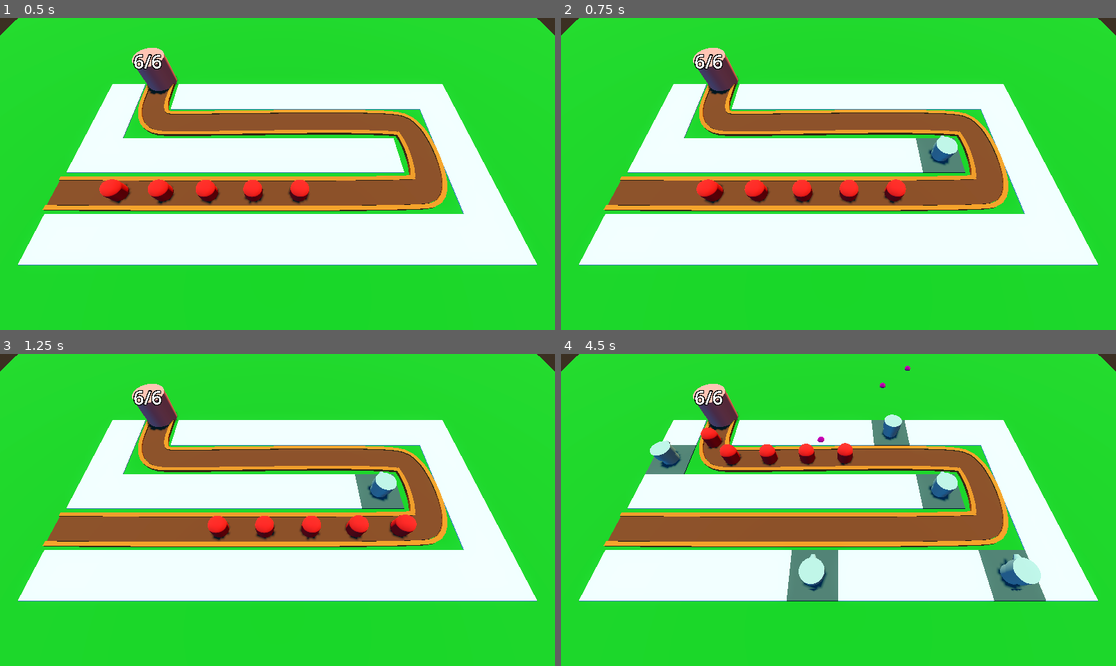
Above: before the commit, frames 1-4 (two rows, left to right).
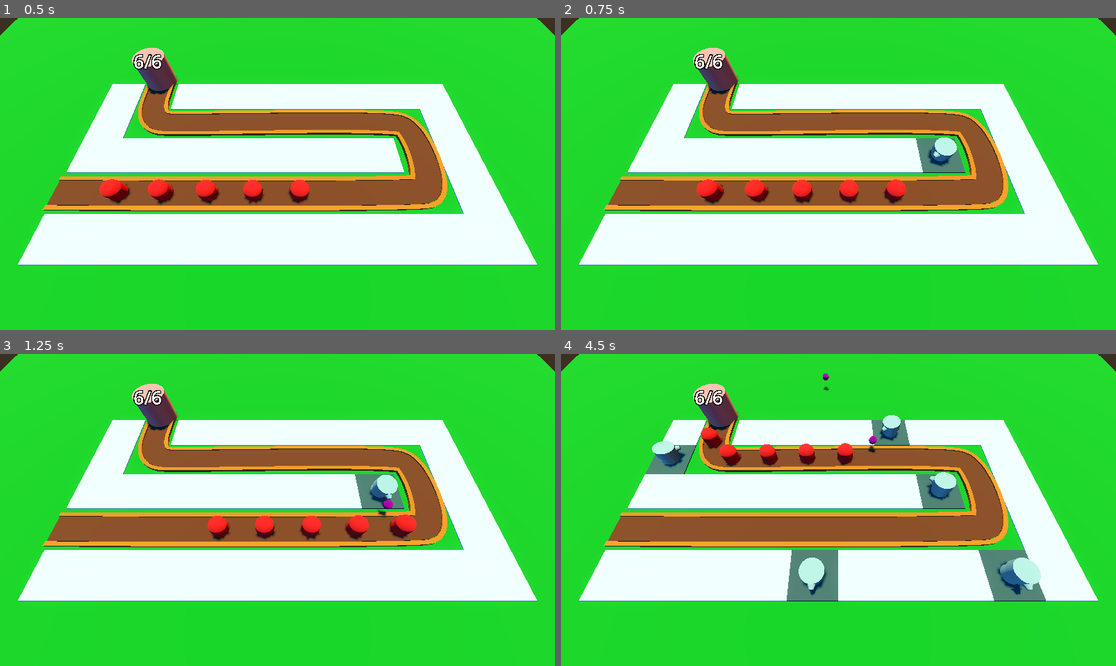
Above: after the commit, the same moments.

Repository: SirBarbecuedWaffle/barbarianBlaster
Game: Godot game, scene res://world/node_3d.tscn
Same seed, same stepped clock (60 frames per second), same inputs: the game is played once before the commit and once after it.
Inputs (mouse positions are in pixels of both pictures, inside the frame that each line leads up to):
- Up to frame 1 (0.5 s): no input
- Up to frame 2 (0.75 s): move the mouse to (960, 158) at 0.52 s; click (960, 158) at 0.6 s
- Up to frame 3 (1.25 s): no input
- Up to frame 4 (4.5 s): move the mouse to (727, 525) at 1.27 s; click (727, 525) at 1.35 s; move the mouse to (894, 441) at 2.02 s; click (894, 441) at 2.1 s; move the mouse to (810, 572) at 2.77 s; click (810, 572) at 2.85 s; move the mouse to (1005, 556) at 3.52 s; click (1005, 556) at 3.6 s; move the mouse to (672, 463) at 4.27 s; click (672, 463) at 4.35 s

Frame 1 is identical in both runs. In frame 2, 0.1% of the frame differs, in the area x 66-72%, y 37-48%; in frame 3, 0.2%; in frame 4, 0.6%, in the area x 16-86%, y 3-78%.

Commit message:
turret range working

Diff:
--- a/barbarian-blaster/base/base.gd
+++ b/barbarian-blaster/base/base.gd
@@ -4,6 +4,7 @@
 @export var maxHealth:=5.0
 var health:=0.0
 func _ready() -> void:
+	Engine.time_scale=1
 	health=maxHealth
 	label_3d.text=str(int(health))+"/"+str(int(maxHealth))
 	label_3d.modulate=Color("white")
--- a/barbarian-blaster/enemy/enemy.gd
+++ b/barbarian-blaster/enemy/enemy.gd
@@ -1,11 +1,17 @@
 extends PathFollow3D
+class_name Enemy
 ##speed in m/s for the enemy
 @export var speed:=1.0
-
+var health:int:
+	set(new_health):
+		health=new_health
+		if health<1:
+			queue_free()
+@export var max_health:=50
 @onready var base : Base = get_tree().get_first_node_in_group("base")
 # Called when the node enters the scene tree for the first time.
 func _ready() -> void:
-	pass # Replace with function body.
+	health=max_health
 
 
 # Called every frame. 'delta' is the elapsed time since the previous frame.
--- a/barbarian-blaster/enemy/enemy.tscn
+++ b/barbarian-blaster/enemy/enemy.tscn
@@ -10,6 +10,10 @@
 radius = 1.0
 height = 3.0
 
+[sub_resource type="CapsuleShape3D" id="CapsuleShape3D_2mvqj"]
+radius = 1.0063477
+height = 3.0220337
+
 [node name="enemy" type="PathFollow3D"]
 transform = Transform3D(-0.011944411, 1.419912e-06, -0.99992865, -5.684342e-14, 1, 1.4200133e-06, 0.99992865, 1.696128e-08, -0.011944411, 0, 0, 0)
 script = ExtResource("1_2mvqj")
@@ -17,3 +21,9 @@
 [node name="MeshInstance3D" type="MeshInstance3D" parent="."]
 transform = Transform3D(1, 0, 0, 3.5527137e-15, 1, -2.5673907e-15, 0, -2.5673907e-15, 1, -1.1776975e-13, 1.962715, 2.7870813e-06)
 mesh = SubResource("CapsuleMesh_dn5bg")
+
+[node name="enemyArea3D" type="Area3D" parent="." groups=["enemy_area"]]
+
+[node name="CollisionShape3D" type="CollisionShape3D" parent="enemyArea3D"]
+transform = Transform3D(1, 0, 0, 3.3217873e-13, 1, -2.5673907e-15, 0, -2.5673907e-15, 1, -1.1568524e-13, 1.960763, 2.576345e-06)
+shape = SubResource("CapsuleShape3D_2mvqj")
--- a/barbarian-blaster/project.godot
+++ b/barbarian-blaster/project.godot
@@ -18,6 +18,7 @@
 [global_group]
 
 base=""
+enemy_area=""
 
 [input]
 
--- a/barbarian-blaster/projectile/projectile.gd
+++ b/barbarian-blaster/projectile/projectile.gd
@@ -2,8 +2,15 @@
 @export var speed :=30.0
 var direction=Vector3.FORWARD
 func _physics_process(delta: float) -> void:
+	direction.y=0
 	position+=direction*speed*delta
-
 
 func _on_timer_timeout() -> void:
 	queue_free()
+
+
+func _on_area_entered(area: Area3D) -> void:
+	print(area)
+	if area.is_in_group("enemy_area"):
+		area.get_parent().health-=10
+		queue_free()
--- a/barbarian-blaster/projectile/projectile.tscn
+++ b/barbarian-blaster/projectile/projectile.tscn
@@ -13,6 +13,7 @@
 [sub_resource type="SphereShape3D" id="SphereShape3D_makwg"]
 
 [node name="Projectile" type="Area3D"]
+top_level = true
 script = ExtResource("1_6aa83")
 
 [node name="MeshInstance3D" type="MeshInstance3D" parent="."]
@@ -25,4 +26,5 @@
 wait_time = 2.0
 autostart = true
 
+[connection signal="area_entered" from="." to="." method="_on_area_entered"]
 [connection signal="timeout" from="Timer" to="." method="_on_timer_timeout"]
--- a/barbarian-blaster/turret/turret.gd
+++ b/barbarian-blaster/turret/turret.gd
@@ -1,17 +1,25 @@
 extends Node3D
 var proj=preload("res://projectile/projectile.tscn")
+@export var enemyPath : Path3D
+var target : Node3D
+@export var range:=10.0
 
-# Called when the node enters the scene tree for the first time.
-func _ready() -> void:
-	pass # Replace with function body.
+func _physics_process(delta: float) -> void:
+	target=find_best_target()
+	if target is Enemy:
+		look_at(target.global_position,Vector3.UP,true)
+func _on_timer_timeout() -> void:
+	if target!=null:
+		var shotproj=proj.instantiate()
+		add_child(shotproj)
+		shotproj.global_position=global_position
+		shotproj.global_position.y=global_position.y+1.8
+		shotproj.direction=global_transform.basis.z
 
-
-# Called every frame. 'delta' is the elapsed time since the previous frame.
-func _process(delta: float) -> void:
-	pass
-
-
-func _on_timer_timeout() -> void:
-	var shotproj=proj.instantiate()
-	add_child(shotproj)
-	shotproj.global_position=global_position
+func find_best_target()->Enemy:
+	var bestEnemy : PathFollow3D = null
+	for f in enemyPath.get_children():
+		if f.global_position.distance_to(global_position)<range && f is Enemy:
+			if bestEnemy==null || f.progress>bestEnemy.progress:
+				bestEnemy=f
+	return bestEnemy
--- a/barbarian-blaster/turret/turret.tscn
+++ b/barbarian-blaster/turret/turret.tscn
@@ -19,7 +19,7 @@
 script = ExtResource("1_vfthy")
 
 [node name="turretBase" type="MeshInstance3D" parent="."]
-transform = Transform3D(-2, 0, -1.7484555e-07, 0, 2, 0, 1.7484555e-07, 0, -2, 0, 1, 0)
+transform = Transform3D(2, 0, 0, 0, 2, 0, 0, 0, 2, 0, 1, 0)
 mesh = SubResource("CylinderMesh_pweg5")
 
 [node name="turretTop" type="MeshInstance3D" parent="turretBase"]
@@ -31,6 +31,7 @@
 mesh = SubResource("CylinderMesh_2876l")
 
 [node name="Timer" type="Timer" parent="."]
+wait_time = 0.5
 autostart = true
 
 [connection signal="timeout" from="Timer" to="." method="_on_timer_timeout"]
--- a/barbarian-blaster/world/node_3d.tscn
+++ b/barbarian-blaster/world/node_3d.tscn
@@ -118,7 +118,7 @@
 material = SubResource("StandardMaterial3D_sp4yb")
 
 [node name="enemy" parent="Path3D" instance=ExtResource("2_7mgw1")]
-transform = Transform3D(-0.0067450777, 0, -0.99995756, 0, 0.99999994, 0, 0.9999574, 0, -0.006745079, -25.12822, 0, 2.606726)
+transform = Transform3D(-0.006745074, 0, -0.99995697, 0, 0.99999994, 0, 0.9999568, 0, -0.006745075, -25.12822, 0, 2.606726)
 loop = false
 speed = 15.0
 
@@ -141,7 +141,7 @@
 speed = 15.0
 
 [node name="enemy5" parent="Path3D" instance=ExtResource("2_7mgw1")]
-transform = Transform3D(-0.00082662416, 0, -0.9999797, 0, 0.99999994, 0, 0.9999795, 0, -0.0008266243, -5.128391, 0, 2.6817226)
+transform = Transform3D(-0.00082662364, 0, -0.9999791, 0, 0.99999994, 0, 0.9999789, 0, -0.0008266238, -5.128391, 0, 2.6817226)
 progress = 20.0
 loop = false
 speed = 15.0
@@ -150,6 +150,7 @@
 transform = Transform3D(1, 0, 0, 0, 1, 0, 0, 0, 1, -17.528, 1, -14.96)
 maxHealth = 6.0
 
-[node name="turretManager" type="Node3D" parent="."]
+[node name="turretManager" type="Node3D" parent="." node_paths=PackedStringArray("pathe")]
 script = ExtResource("5_o0ruf")
 turret = ExtResource("6_0xahe")
+pathe = NodePath("../Path3D")
--- a/barbarian-blaster/world/turret_manager.gd
+++ b/barbarian-blaster/world/turret_manager.gd
@@ -1,8 +1,9 @@
 extends Node3D
 class_name TurretManager
 @export var turret : PackedScene
-
+@export var pathe: Path3D
 func build_turret(pos : Vector3)->void:
 	var newtur=turret.instantiate()
 	add_child(newtur)
+	newtur.enemyPath=pathe
 	newtur.global_position=pos
Not shown: 1 places in barbarian-blaster/enemy/enemy.tscn that only renumber resources
